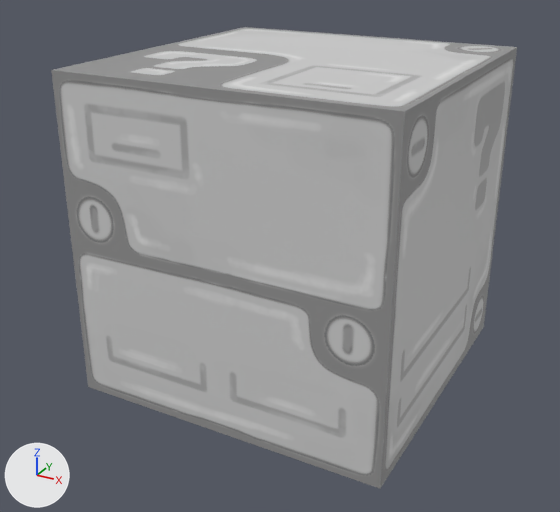
A saved change to the Blender file 3D/drops/box_000.blend.
The view is the same before and after, from a 50 mm camera at (2.11, -4.1, 2.76) aimed at (-0.07, -0.16, 0.79). Every picture has the same lights, and +X, +Y and +Z are marked at lower left.
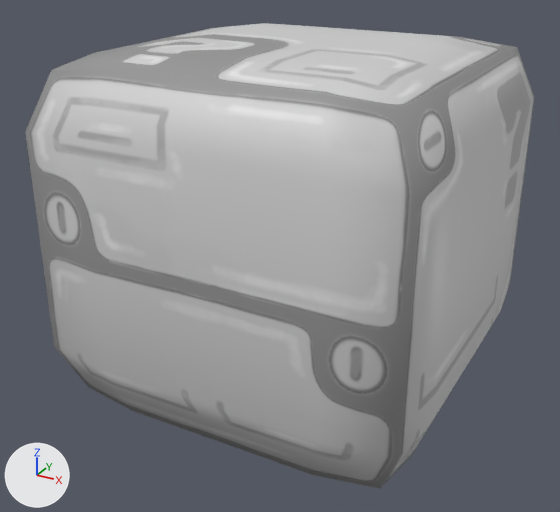
Patch to the scene script:
```diff
--- a/3D/drops/box_000.blend.py
+++ b/3D/drops/box_000.blend.py
@@ me_cube @@
 # used by ob_box_000; location = (0.0, 0.0, 0.0)
-me_cube.from_pydata(...)  # 8 vertices, 6 faces; spans x -1.0..1.0, y -1.0..1.0, z 0.0..2.0
+me_cube.from_pydata(...)  # 56 vertices, 54 faces; spans x -1.16..1.16, y -1.16..1.16, z -0.03..2.09
+# me_cube part 1
+# 6 faces are deleted
+# 32 vertices are added at x -1.16..1.16, y -1.16..1.16, z -0.03..2.09
+# 8 new vertices lie (1.24, 0.0, 0.0) away from vertices in x -0.62, y -1.03..1.03, z -0.03..2.09
+# 8 new vertices lie (0.0, 0.0, 1.4) away from vertices in x -1.16..1.16, y -1.16..1.16, z 0.3
+# 54 new faces join them
+# me_cube part 2: the surface is now shaded smooth
 me_cube.materials.append(mat_box_000_b)
```

Boxes [x1, y1, x2, y2] around the edits, measured in the pictures (560 x 512 px):
'box_000', reshaped (9% wider): before [51, 27, 517, 488]; after [25, 23, 535, 489]
part 1 of me_cube, built on: before [51, 27, 517, 488]; after [25, 23, 535, 489]
